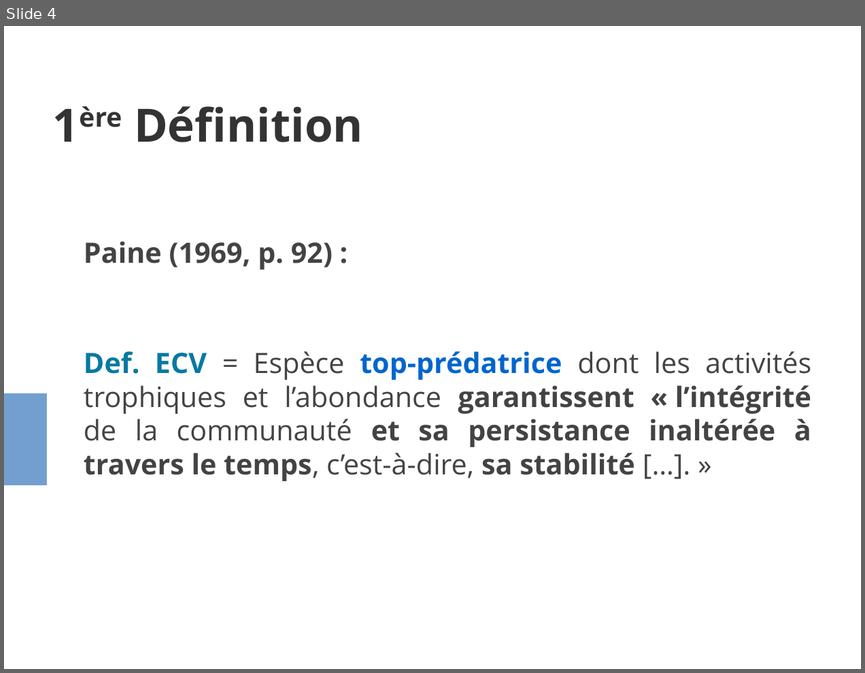
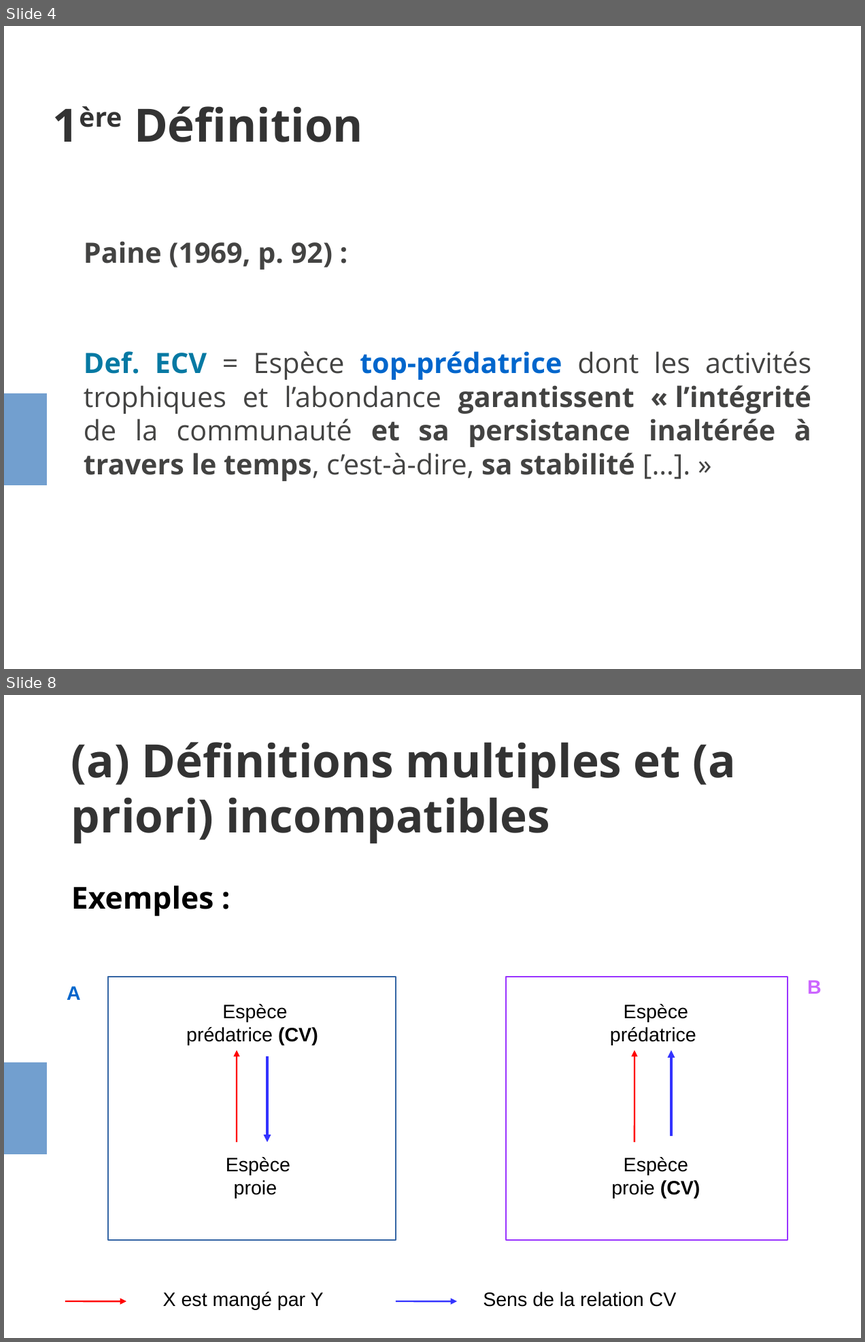
Before and after one commit to evadelmas/keystone_concept, a slide deck: presentation_LEIPS.odp. Shown one above the other, each under a label of ours: slide 4 before the commit, slides 4 and 8 after it; the slides between them are not shown. The pictures are 865x673 and 865x1342 pixels, drawn with LibreOffice and Linux fonts; fonts in the diff are those of the drawing. Boxes give left, top, right and bottom in pixels: in the first picture for what was removed or moved away, otherwise in the second. Text is boxed around its words. In the diff, an @@ line names an element or a change of style, - is before the commit and + after.

```diff
--- a/presentation_LEIPS.odp
+++ b/presentation_LEIPS.odp
@@ slide 8 added at box(4, 695, 861, 1338), background #FFFFFF; not listed: 1 template element that a slide beside it also shows @@
@@ title added at box(71, 742, 736, 844), 42.5 pt, text #333333, bold @@
+(a) Définitions multiples et (a priori) incompatibles
@@ subtitle added at box(71, 885, 213, 916), 28 pt, text #000000, bold @@
+Exemples :
@@ rectangle added at box(108, 977, 396, 1240), outline #3465A4 0.99 pt @@
@@ rectangle added at box(507, 977, 788, 1240), outline #9933FF 1.5 pt @@
@@ text added at box(807, 980, 821, 994), 18 pt, text #CC66FF, bold @@
+B
@@ text added at box(67, 986, 81, 1000), 18 pt, text #0066CC, bold @@
+A
@@ text added at box(186, 1004, 318, 1045), 18 pt, text #000000 @@
+Espèce prédatrice (CV)
@@ text added at box(610, 1004, 696, 1045), 18 pt, text #000000 @@
+Espèce prédatrice
@@ arrow added from (237, 1142) to (237, 1051), #FF0000 1.5 pt @@
@@ arrow added from (268, 1057) to (268, 1142), #3333FF 2.3 pt @@
@@ arrow added from (634, 1142) to (634, 1051), #FF0000 1.5 pt @@
@@ arrow added from (671, 1136) to (671, 1051), #3333FF 2.3 pt @@
@@ text added at box(226, 1157, 290, 1198), 18 pt, text #000000 @@
+Espèce proie
@@ text added at box(611, 1157, 700, 1198), 18 pt, text #000000 @@
+Espèce proie (CV)
@@ arrow added from (65, 1302) to (126, 1302), #FF0000 1.5 pt @@
@@ text added at box(163, 1291, 324, 1309), 18 pt, text #000000 @@
+X est mangé par Y
@@ arrow added from (396, 1302) to (458, 1302), #3333FF 1.5 pt @@
@@ text added at box(483, 1291, 677, 1306), 18 pt, text #000000 @@
+Sens de la relation CV
```
Also in this commit, not shown: 6 slides changed, 13 other slides added, 3 slides removed.
